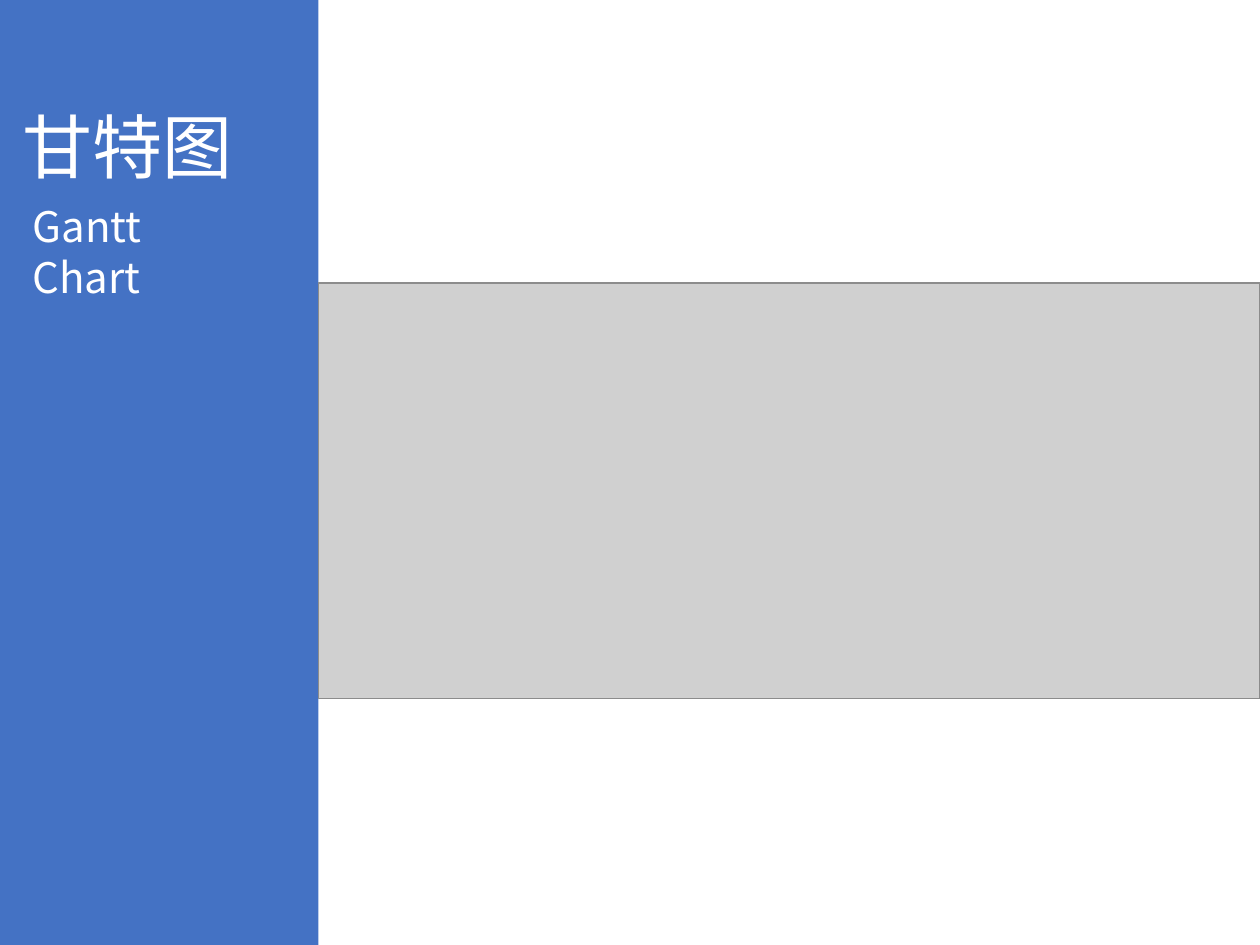
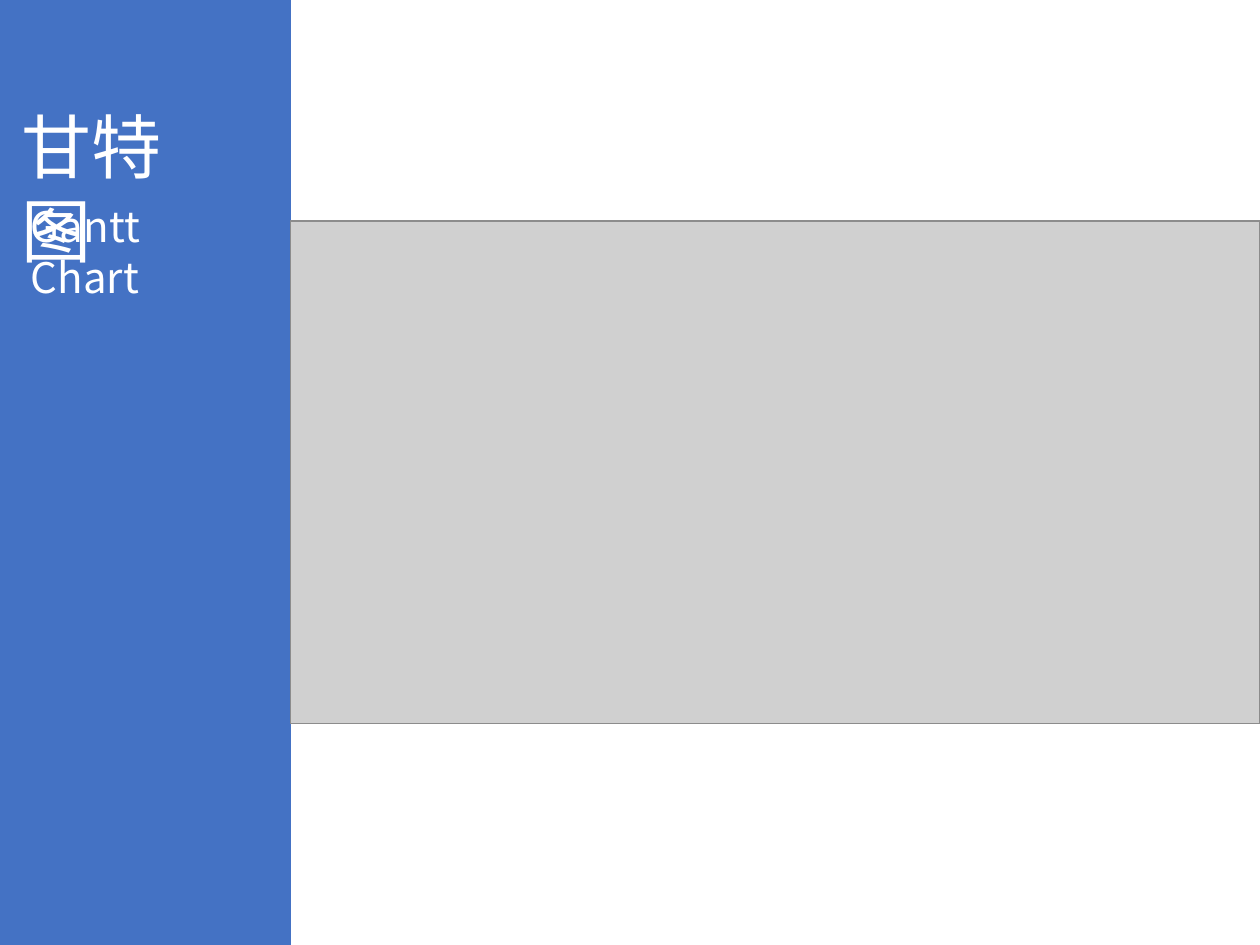
Before and after one commit to Syclifer/SE2019--G25, a slide deck: slide 16 of SE2019春-G25-项目计划2.0.pptx. Drawn at 1260x945 pixels with LibreOffice and Linux fonts; fonts in the diff are those of the drawing; grey boxes stand for pictures. Boxes give left, top, right and bottom in pixels: in the first picture for what was removed or moved away, otherwise in the second. Text is boxed around its words. In the diff, an @@ line names an element or a change of style, - is before the commit and + after.

```diff
--- a/SE2019春-G25-项目计划2.0.pptx
+++ b/SE2019春-G25-项目计划2.0.pptx
@@ rectangle: place and size @@
-rectangle at <box>0,0,319,945</box>
+rectangle at <box>0,0,291,945</box>
@@ text "甘特图" rewrapped from <box>23,114,233,179</box> to <box>22,114,162,274</box> @@
@@ text "Gantt Chart" rewrapped from <box>33,210,142,294</box> to <box>31,201,140,294</box> @@
@@ picture: place and size @@
-picture at <box>319,284,1260,699</box>
+picture at <box>291,222,1260,724</box>
```
Also in this commit, not shown: 4 other slides changed.
